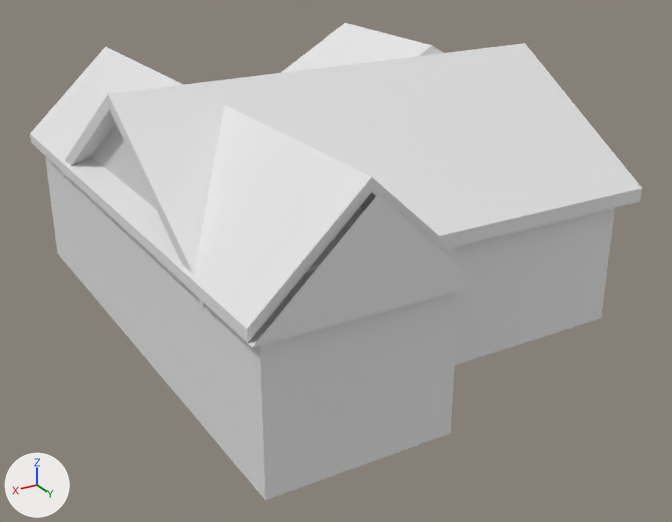
The Blender file Game 2/Assets/Blender Imports/Ranch Shadow.blend, before and after one commit.
One viewpoint serves both versions: a camera (50 mm lens) standing at (40.3, 69.2, 38.1) and looking at (1.3, 4.1, 5.6). Arrows for +X, +Y and +Z are at lower left; the lights stay in place.

In view in the first picture: 'Ranch Shadow (Optimized)'.
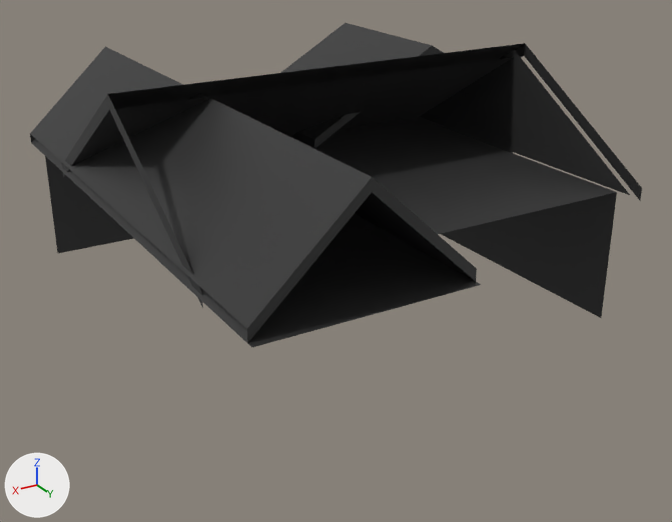
The change, as a list of edits to the scene's bpy script:
```text
Add img_textureatlas_png:
    img_textureatlas_png = load_image('TextureAtlas.png', '../Materials/TextureAtlas.png', 2048, 2048, 'sRGB')
Add mat_material:
    mat_material = principled_material('Material')
    mat_material.texture = img_textureatlas_png
Change me_cube_013:
    used by ob_ranch_shadow__optimized; location = (-3.4, 0.31, 0.35); scale = (23.1, 19.5, 15.1)
    remove me_cube_013.from_pydata(...)  # 107 vertices, 92 faces; spans x -1.05..1.05, y -1.06..1.4, z 0.1..1.5
    add me_cube_013.from_pydata(...)  # 90 vertices, 60 faces; spans x -1.05..1.05, y -1.06..1.4, z 0.1..1.5
    me_cube_013 part 1: the loose piece of 3 vertices spanning x 0.98, y -0.54..1.02, z 0.86..1.47 is deleted
    me_cube_013 part 2
    14 vertices are removed from x -0.54..1.01, y -0.5..1.4, z 0.1..1.36
    31 faces are deleted
    me_cube_013 part 3: 60 faces spanning x -1.05..1.05, y -1.06..1.4, z 0.1..1.5 switch from mat_material_009 (white #e7e7e7) to mat_material (picture img_textureatlas_png)
```

Boxes [x1, y1, x2, y2] around the edits, measured in the pictures (672 x 522 px):
'Ranch Shadow (Optimized)', reshaped (32% shorter): before [30, 23, 642, 500]; after [30, 23, 642, 347]
part 1 of me_cube_013, deleted: before [91, 123, 156, 209]
part 2 of me_cube_013, deleted: before [30, 43, 642, 500]
part 3 of me_cube_013, recoloured (white to black): before [30, 23, 477, 347]; after [30, 23, 642, 347]
